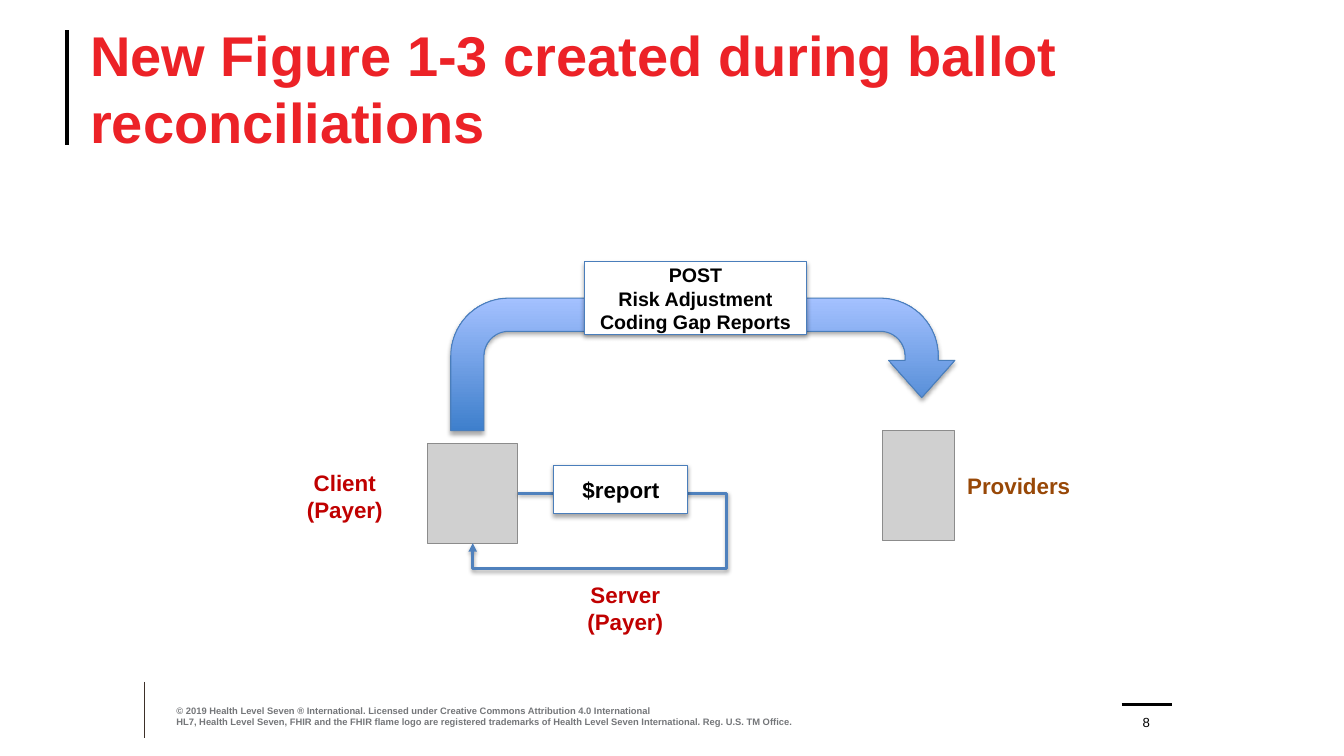
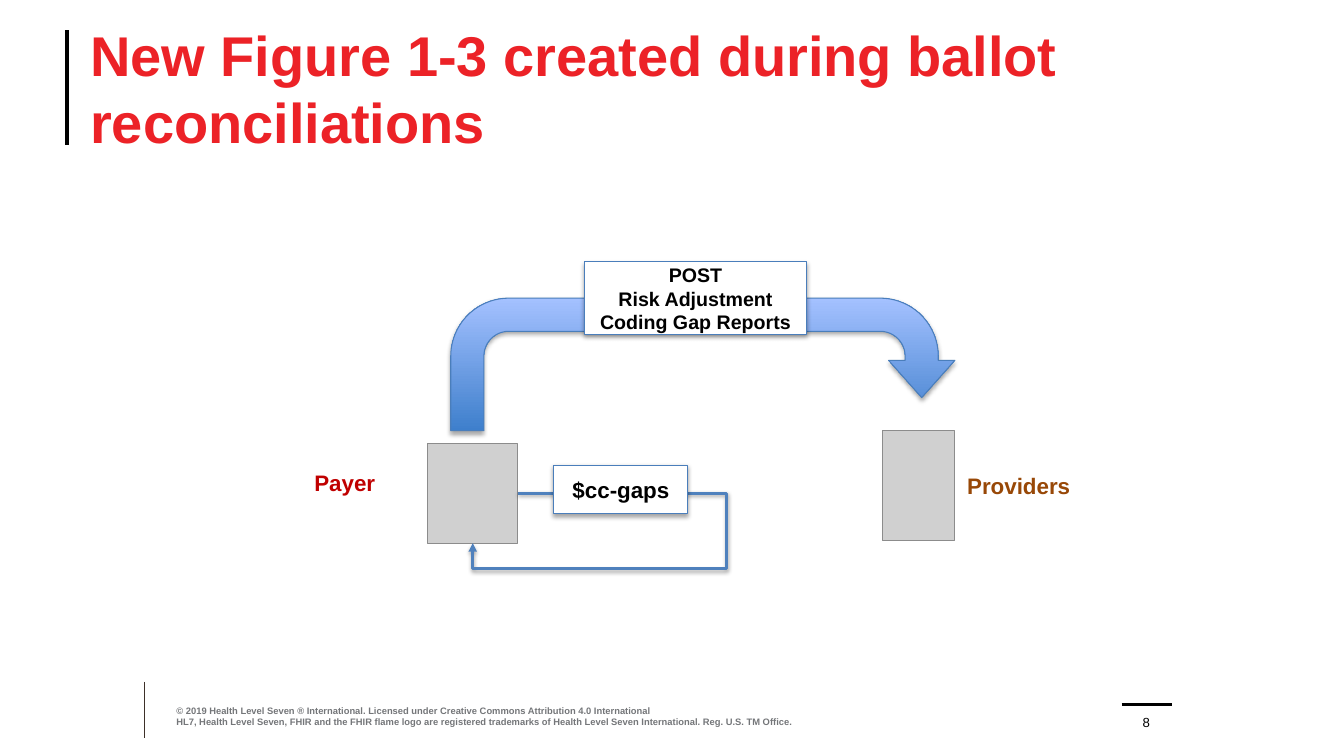
Before and after one commit to HL7/davinci-ra, a slide deck: slide 8 of input/images/Source/Risk Adjustment Images.pptx. Drawn at 1344x756 pixels with LibreOffice and Linux fonts; fonts in the diff are those of the drawing; grey boxes stand for pictures; background and template pictures are left out. Boxes give left, top, right and bottom in pixels: in the first picture for what was removed or moved away, otherwise in the second. Text is boxed around its words. In the diff, an @@ line names an element or a change of style, - is before the commit and + after.

Commit message:
Updated diagrams for Report Generation, added workflow diagram, moved items to Guidance page

```diff
--- a/input/images/Source/Risk Adjustment Images.pptx
+++ b/input/images/Source/Risk Adjustment Images.pptx
@@ text at (314, 475, 375, 496): text changed @@
-Client
-(Payer)
+Payer
@@ text in rectangle at (572, 481, 669, 503): text changed @@
-$report
+$cc-gaps
@@ text removed at (587, 587, 663, 635) @@
-Server
-(Payer)
```
Also in this commit, not shown: 1 other slide changed, 9 other files.
